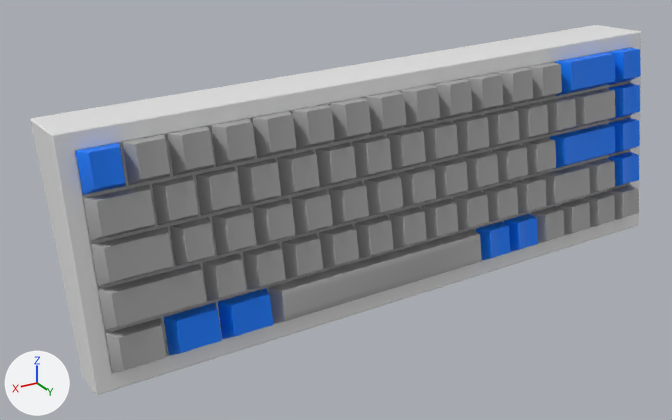
Before and after pictures for a commit that changed the glTF model public/models/mechanicalKeyboard.glb.
Before and after are seen from a 50 mm camera at (-431.1, -320.0, 1322.5) aimed at (-462.3, -372.0, 1296.5). Lighting does not change. The marker at lower left points along +X, +Y and +Z.

Objects in the first picture: 'Case.005', 'Object_4', 'Specials1', 'Specials2', 'Specials3', 'Specials4', 'Specials5'.
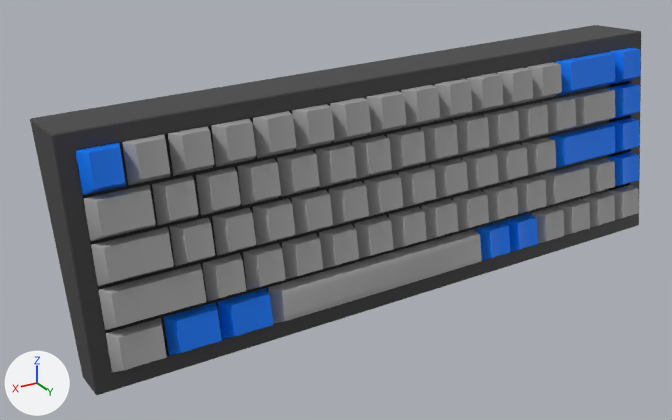
Boxes (x1, y1, x2, y2) around the edits, measured in the pictures (672 x 420 px):
```json
{"object": "Case.005", "change": "recoloured", "before": [30, 25, 641, 395], "after": [30, 25, 641, 395]}
```

The change, as JSON lines over the scene's bpy script:
```json
{"op": "add", "block": "mat_trim", "code": ["mat_trim = principled_material('Trim')", "mat_trim.base_color = (0.044, 0.0413, 0.0438)  # black #3b393b"]}
{"block": "me_object_0_003", "where": "me_object_0_003.from_pydata(...)  # 48 vertices, 79 faces; spans x -489.2..-442.8, y -374.9..-367.6, z 1290.0..1306.6"}
{"op": "remove", "block": "me_object_0_003", "code": "me_object_0_003.materials.append(mat_novelkeys)  # white #e7e7e7"}
{"op": "add", "block": "me_object_0_003", "code": "me_object_0_003.materials.append(mat_trim)  # black #3b393b"}
```
